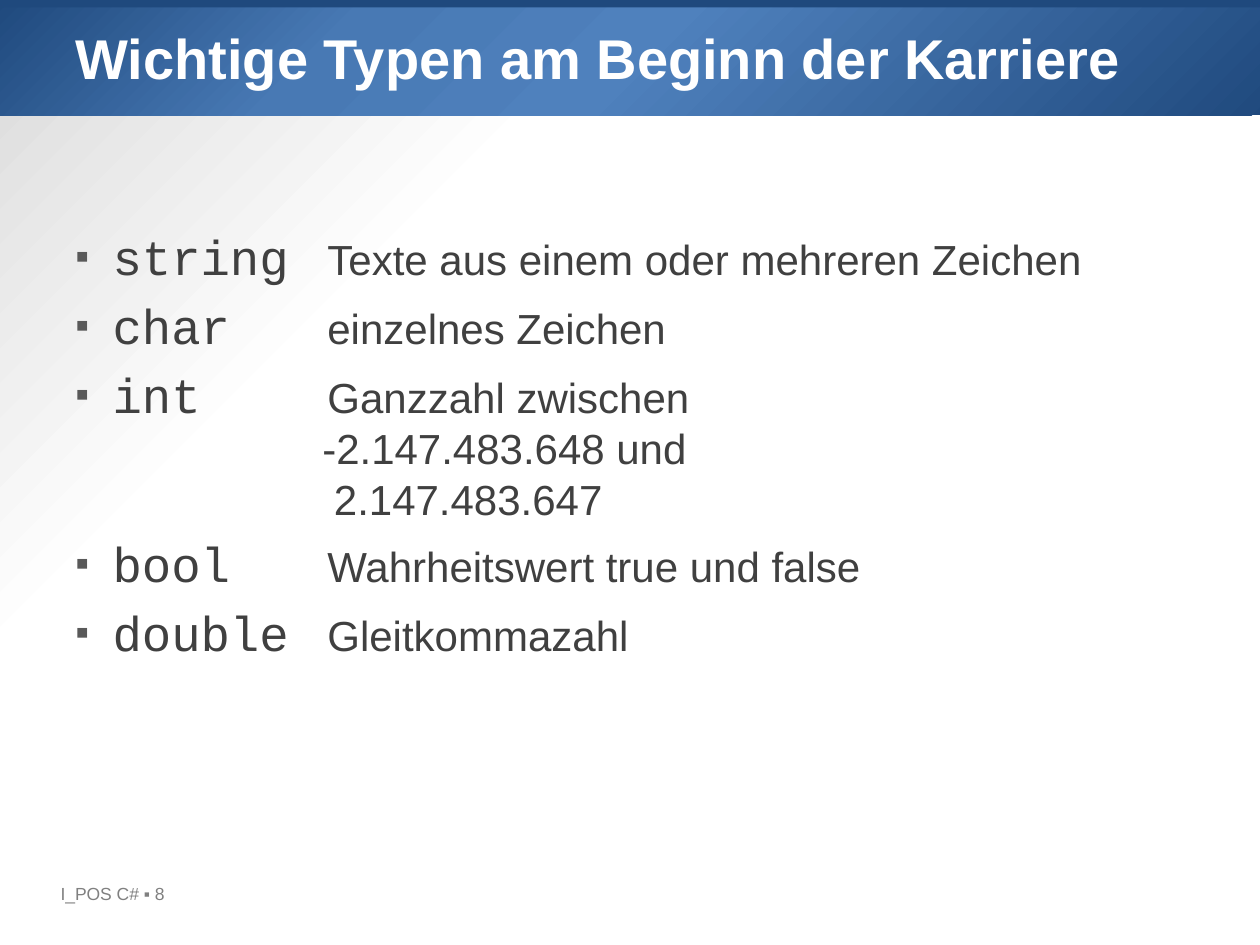
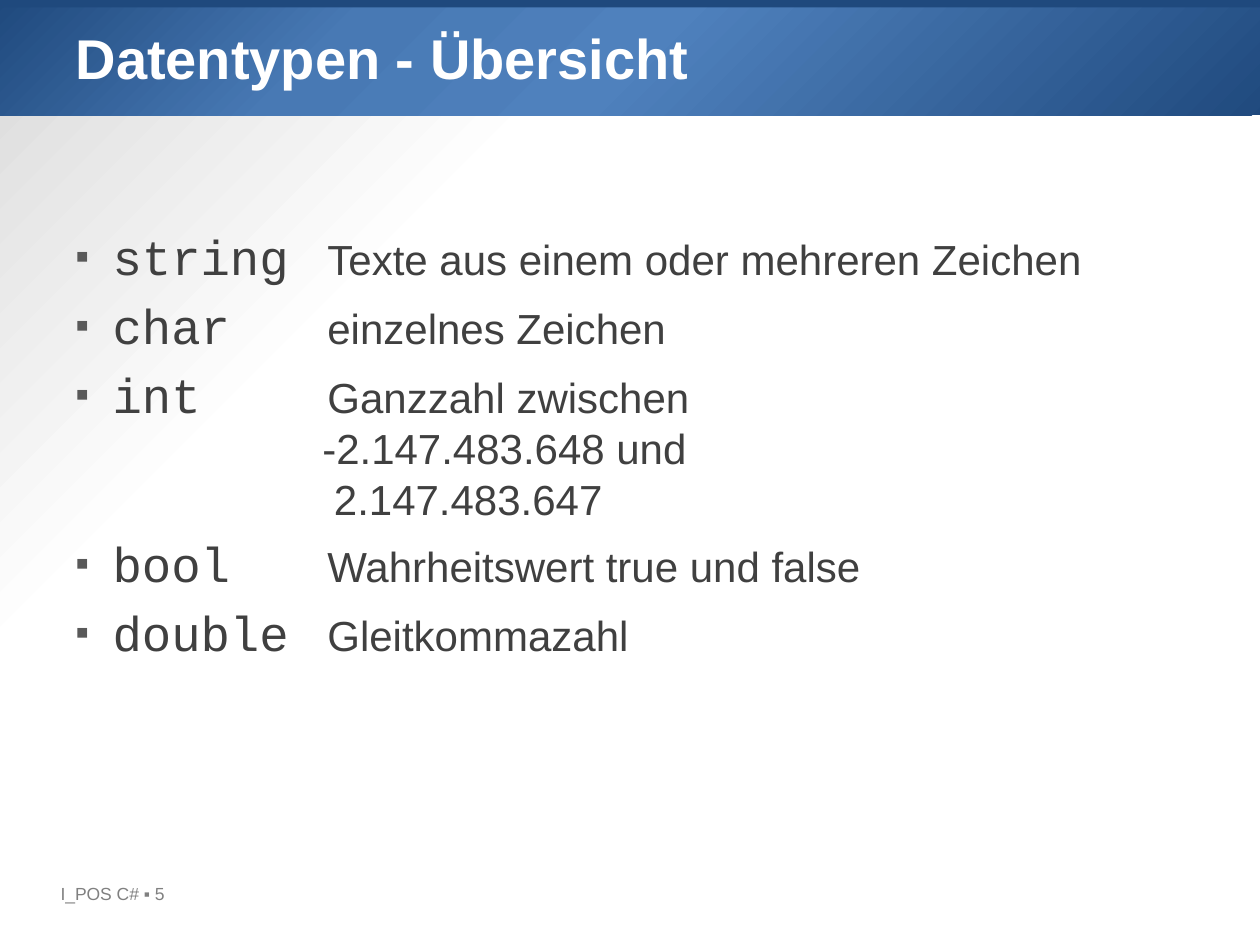
Before and after one commit to htl-leo-prog-1/examples-ha, a slide deck: slide 5 of 02_Variablen/02_Variablen.pptx (slide 8 before the commit). Drawn at 1260x945 pixels with LibreOffice and Linux fonts; fonts in the diff are those of the drawing; background and template pictures are left out. Boxes give left, top, right and bottom in pixels: in the first picture for what was removed or moved away, otherwise in the second. Text is boxed around its words. In the diff, an @@ line names an element or a change of style, - is before the commit and + after.

```diff
--- a/02_Variablen/02_Variablen.pptx
+++ b/02_Variablen/02_Variablen.pptx
@@ title at (x1=76, y1=35, x2=688, y2=90): text changed @@
-Wichtige Typen am Beginn der Karriere
+Datentypen - Übersicht
@@ text at (x1=61, y1=888, x2=165, y2=904): text changed @@
-I_POS C# ▪ 8
+I_POS C# ▪ 5
```
Also in this commit, not shown: 3 other slides changed, 4 slides added, 5 slides removed, 1 other file.
